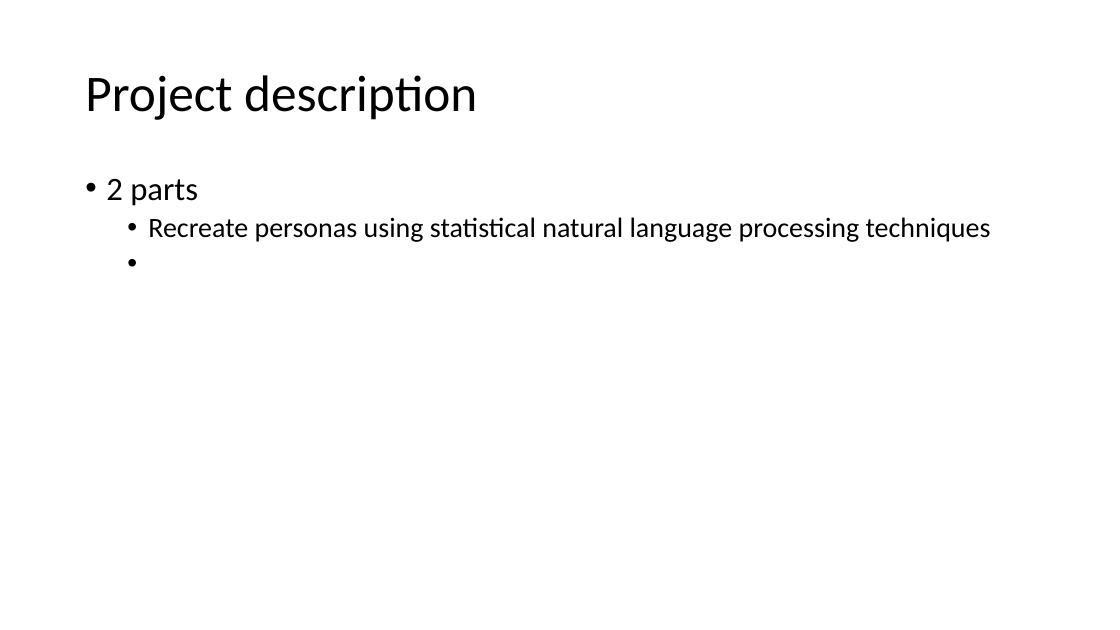
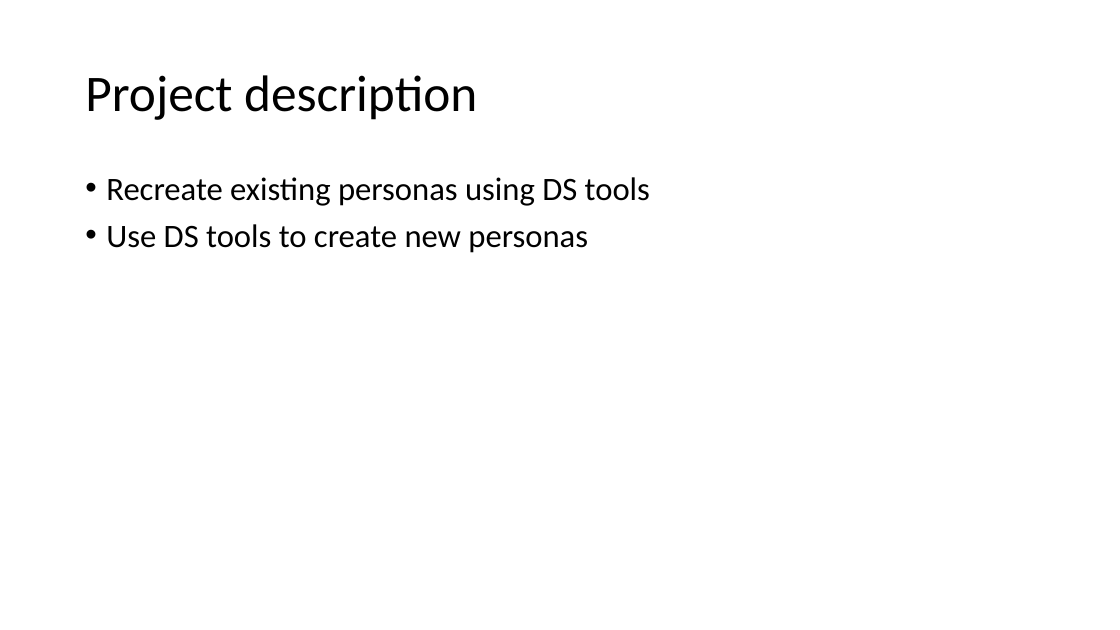
Before and after one commit to PersonaPredicta/Survey_Says..., a slide deck: slide 3 of New_personas.pptx. Drawn at 1120x630 pixels with LibreOffice and Linux fonts; fonts in the diff are those of the drawing. Boxes give left, top, right and bottom in pixels: in the first picture for what was removed or moved away, otherwise in the second. Text is boxed around its words. In the diff, an @@ line names an element or a change of style, - is before the commit and + after.

```diff
--- a/New_personas.pptx
+++ b/New_personas.pptx
@@ text at (x1=106, y1=177, x2=650, y2=253): text changed; size 24 to 28 pt @@
-• 2 parts
-  • Recreate personas using statistical natural language processing techniques
+• Recreate existing personas using DS tools
+• Use DS tools to create new personas
```
Also in this commit, not shown: 6 other slides changed, 3 slides added, 2 slides removed.
